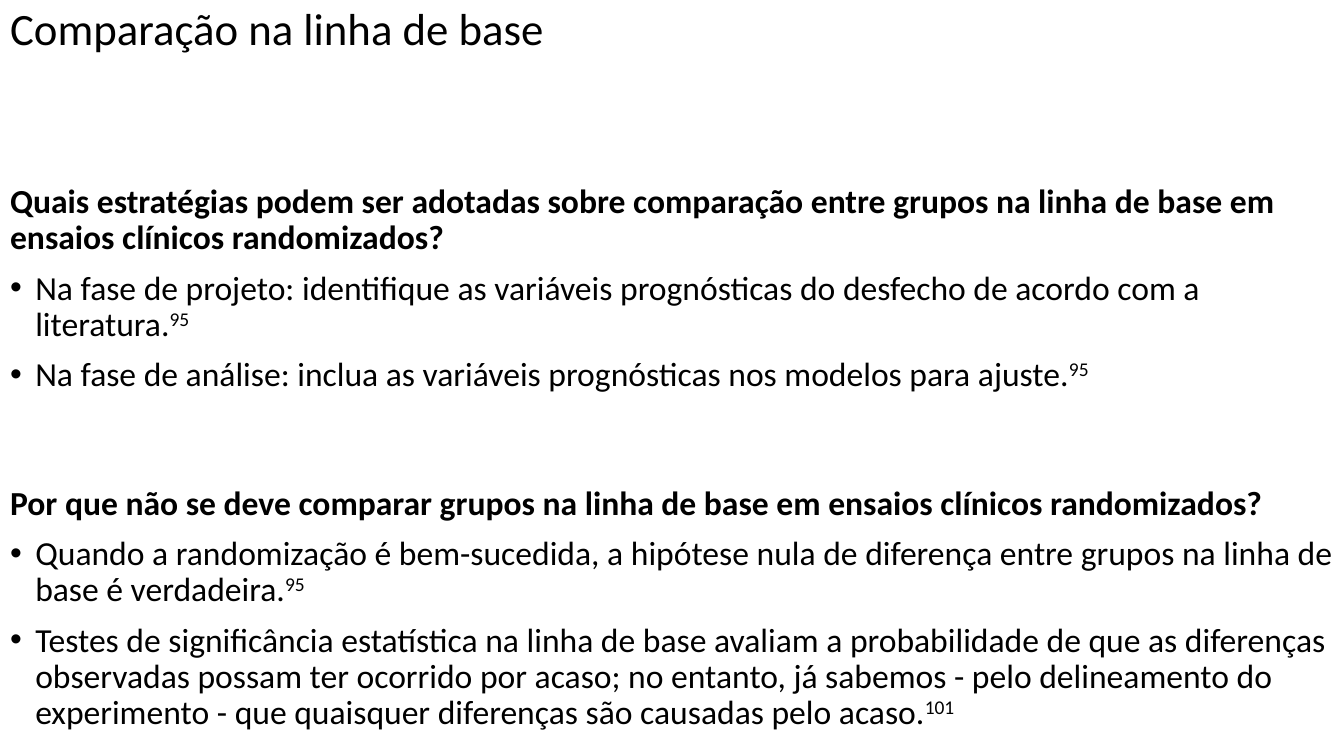
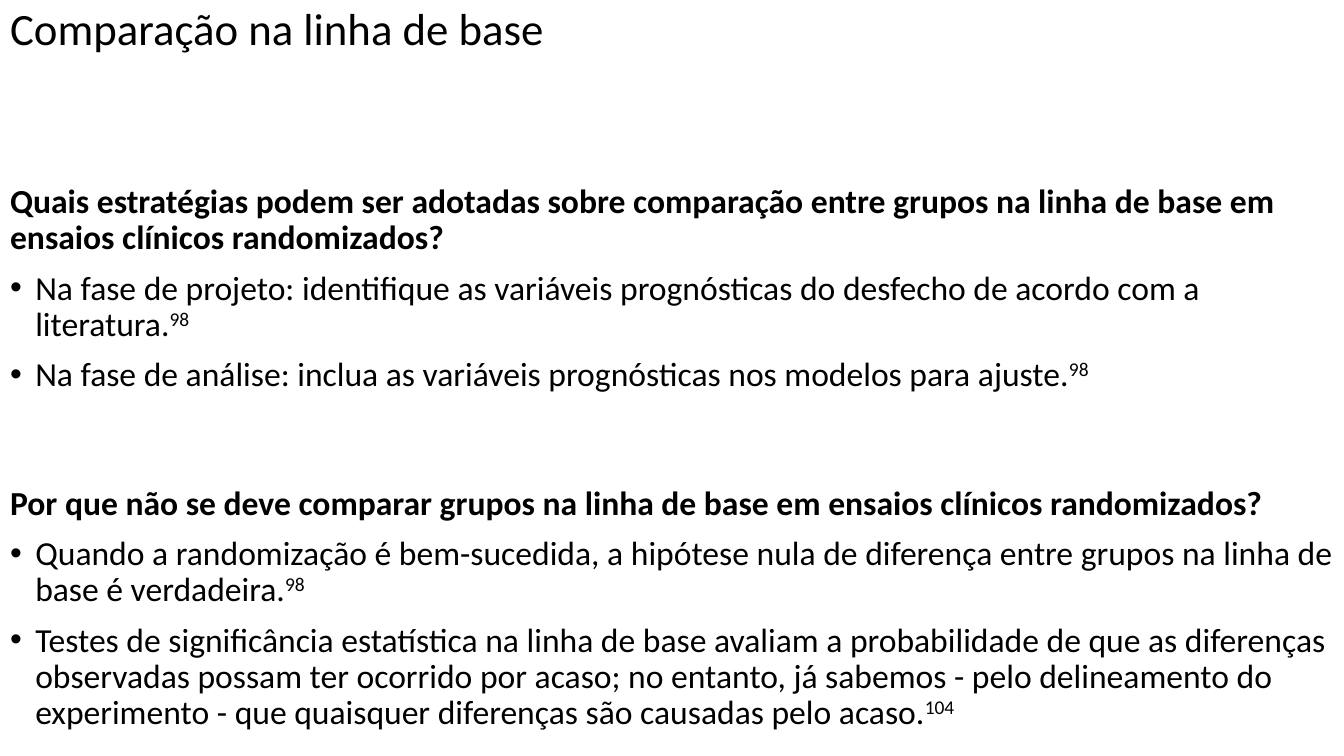
Before and after one commit to FerreiraAS/Ciencia-com-R, a slide deck: slide 81 of Ciência-com-R.pptx (slide 76 before the commit). Drawn at 1344x756 pixels with LibreOffice and Linux fonts; fonts in the diff are those of the drawing. Boxes give left, top, right and bottom in pixels: in the first picture for what was removed or moved away, otherwise in the second. Text is boxed around its words. In the diff, an @@ line names an element or a change of style, - is before the commit and + after.

```diff
--- a/Ciência-com-R.pptx
+++ b/Ciência-com-R.pptx
@@ text at (x1=35, y1=276, x2=1199, y2=392): text changed @@
-• Na fase de projeto: identifique as variáveis prognósticas do desfecho de acordo com a literatura.95
-• Na fase de análise: inclua as variáveis prognósticas nos modelos para ajuste.95
+• Na fase de projeto: identifique as variáveis prognósticas do desfecho de acordo com a literatura.98
+• Na fase de análise: inclua as variáveis prognósticas nos modelos para ajuste.98
@@ text at (x1=35, y1=541, x2=1332, y2=730): text changed @@
-• Quando a randomização é bem-sucedida, a hipótese nula de diferença entre grupos na linha de base é verdadeira.95
-• Testes de significância estatística na linha de base avaliam a probabilidade de que as diferenças observadas possam ter ocorrido por acaso; no entanto, já sabemos - pelo delineamento do experimento - que quaisquer diferenças são causadas pelo acaso.101
+• Quando a randomização é bem-sucedida, a hipótese nula de diferença entre grupos na linha de base é verdadeira.98
+• Testes de significância estatística na linha de base avaliam a probabilidade de que as diferenças observadas possam ter ocorrido por acaso; no entanto, já sabemos - pelo delineamento do experimento - que quaisquer diferenças são causadas pelo acaso.104
```
Also in this commit, not shown: 23 other slides changed, 6 slides added, 1 slide removed, 47 other files.
